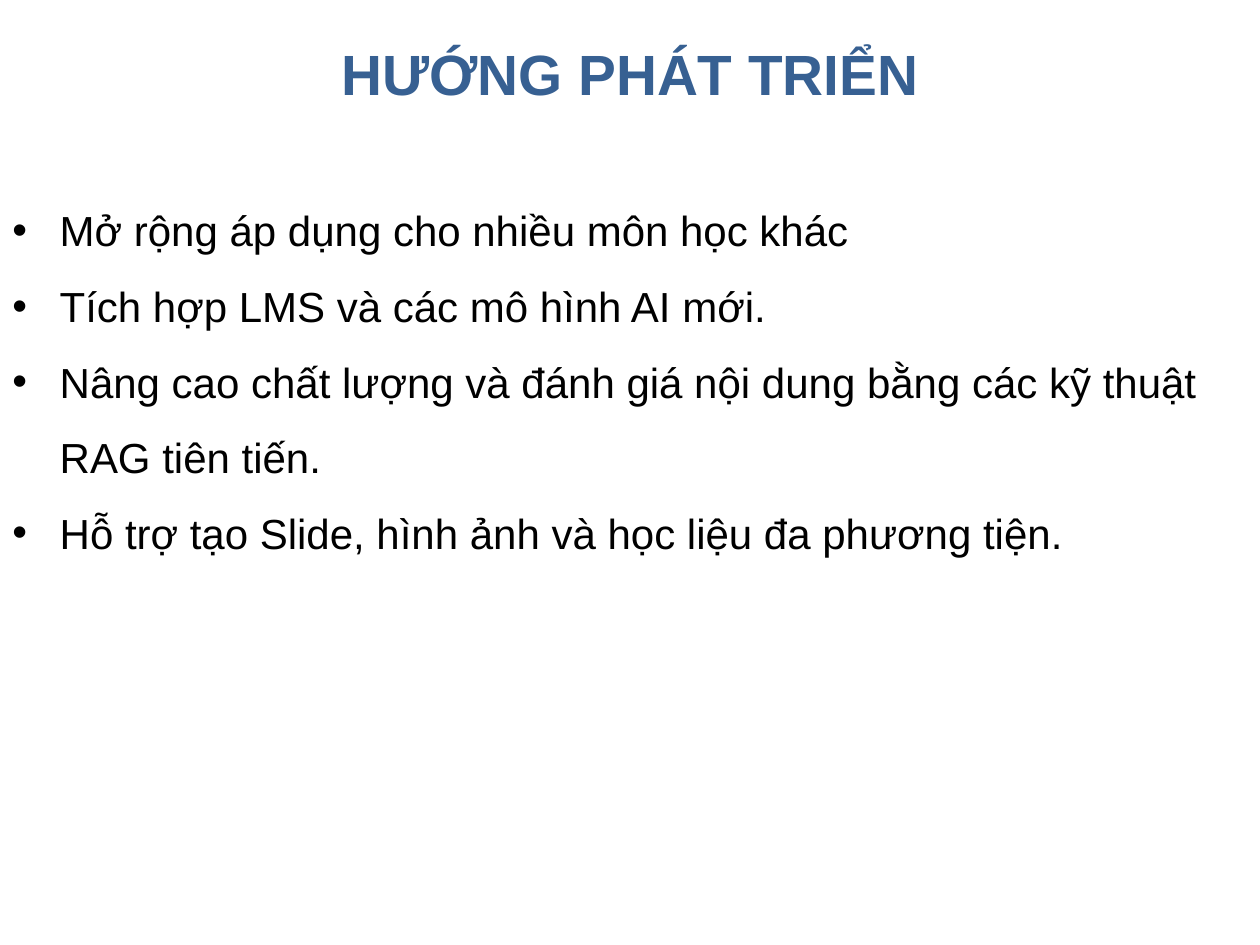
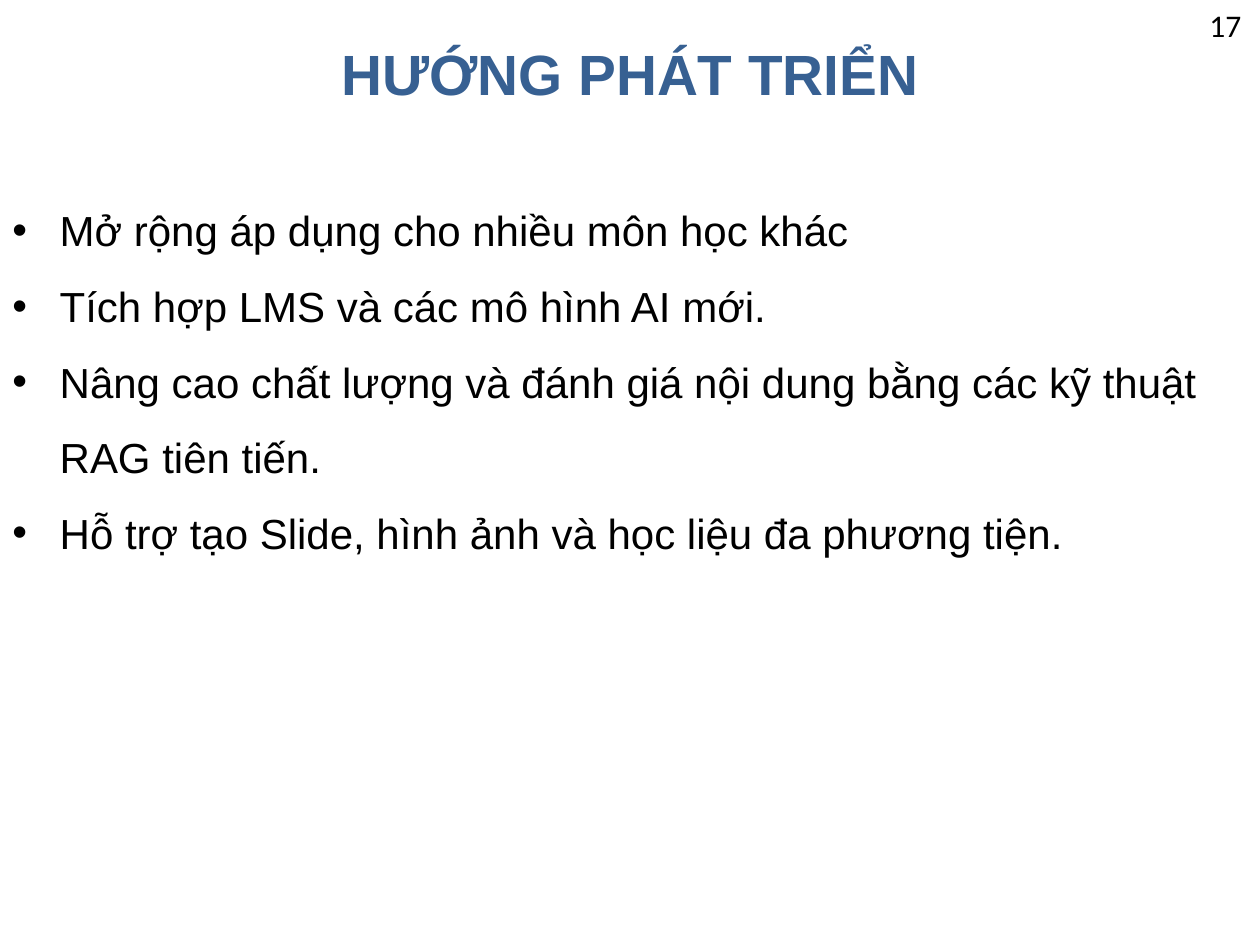
Before and after one commit to nguyentruongvu2/tn-nguyentruongvu-taohoclieu-rag, a slide deck: slide 17 of docs/PPT_RAG_Tao_tai_lieu_giang_day.pptx (slide 16 before the commit). Drawn at 1260x945 pixels with LibreOffice and Linux fonts; fonts in the diff are those of the drawing; background and template pictures are left out. Boxes give left, top, right and bottom in pixels: in the first picture for what was removed or moved away, otherwise in the second. Text is boxed around its words. In the diff, an @@ line names an element or a change of style, - is before the commit and + after.

```diff
--- a/docs/PPT_RAG_Tao_tai_lieu_giang_day.pptx
+++ b/docs/PPT_RAG_Tao_tai_lieu_giang_day.pptx
@@ text added at <box>1209,16,1241,37</box>, 18 pt, text #000000 @@
+17
```
Also in this commit, not shown: 16 other slides changed, 1 slide added.
